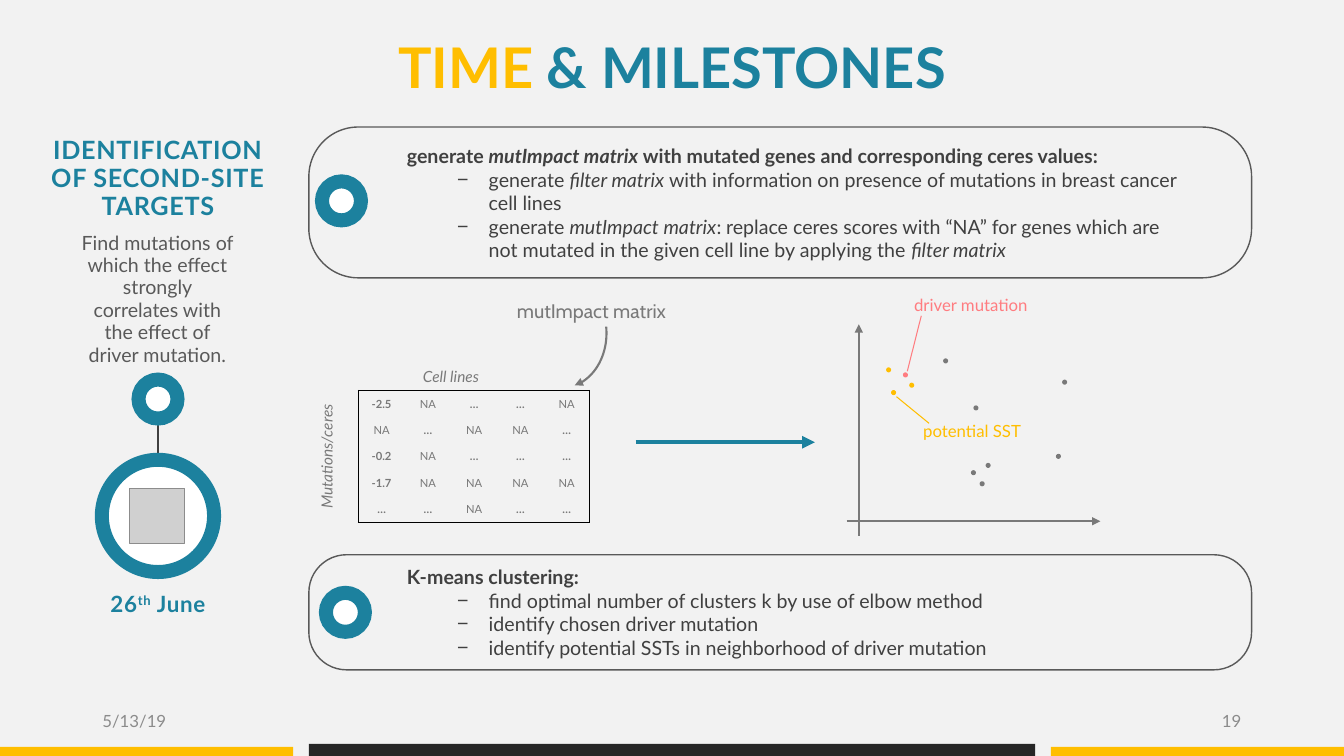
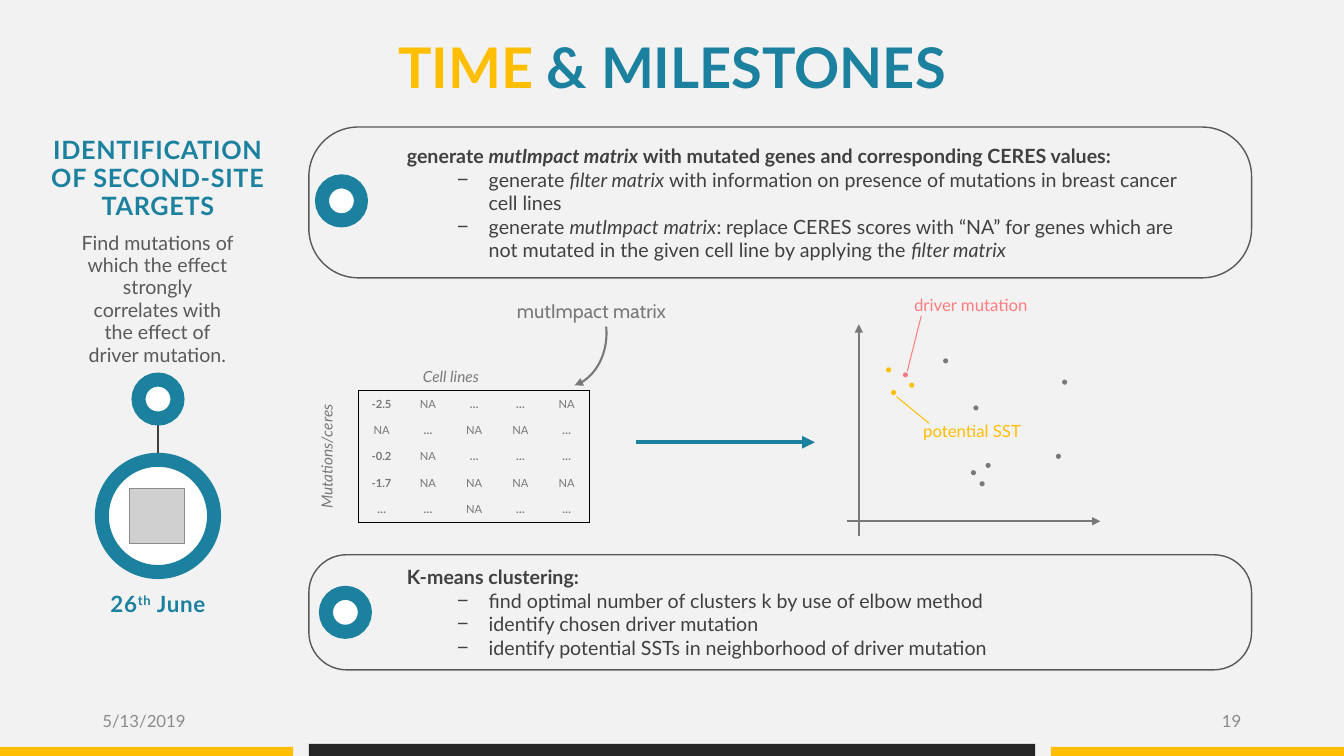
Before and after one commit to datascience-mobi/group-04-project-1-4, a slide deck: slide 19 of 190512_Gruppe04_BreastCancer.pptx. Drawn at 1344x756 pixels with LibreOffice and Linux fonts; fonts in the diff are those of the drawing; grey boxes stand for pictures. Boxes give left, top, right and bottom in pixels: in the first picture for what was removed or moved away, otherwise in the second. Text is boxed around its words. In the diff, an @@ line names an element or a change of style, - is before the commit and + after.

Commit message:
corrected some spelling mistakes

```diff
--- a/190512_Gruppe04_BreastCancer.pptx
+++ b/190512_Gruppe04_BreastCancer.pptx
@@ text at (407,148,1111,167): text changed @@
-generate mutImpact matrix with mutated genes and corresponding ceres values:
+generate mutImpact matrix with mutated genes and corresponding CERES values:
@@ text at (489,219,1173,261): text changed @@
-  − generate mutImpact matrix: replace ceres scores with “NA” for genes which are not mutated in the given cell line by applying the filter matrix
+  − generate mutImpact matrix: replace CERES scores with “NA” for genes which are not mutated in the given cell line by applying the filter matrix
@@ text at (102,715,185,728): text changed @@
-5/13/19
+5/13/2019
```
Also in this commit, not shown: 18 other slides changed.
